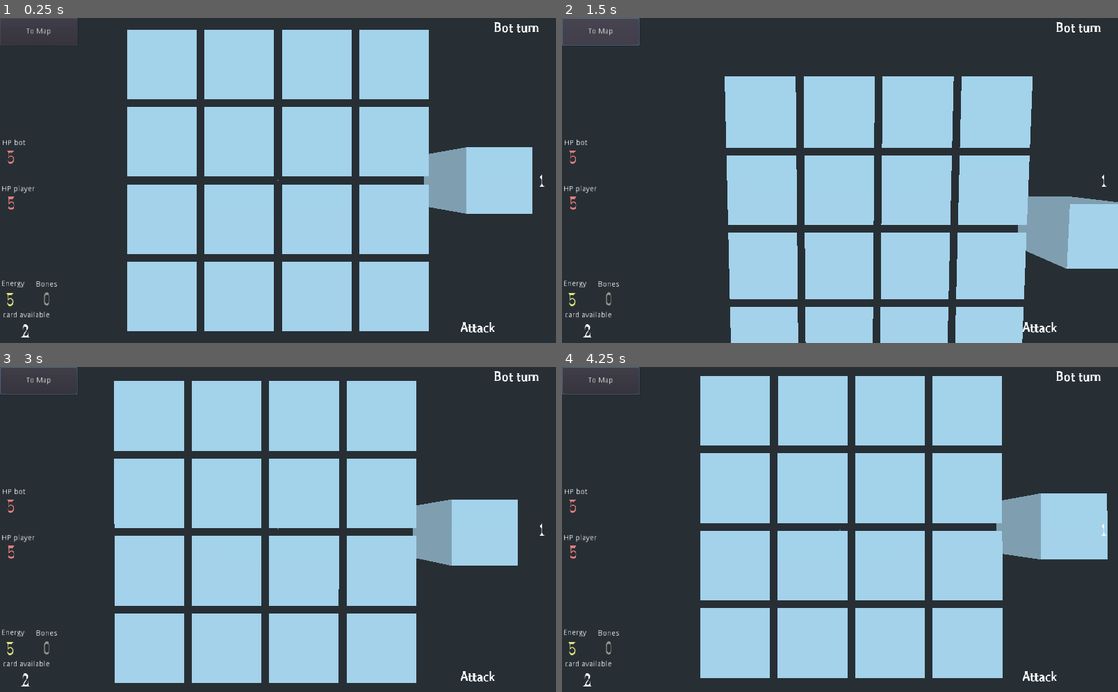
Above: before the commit, frames 1-4 (two rows, left to right).
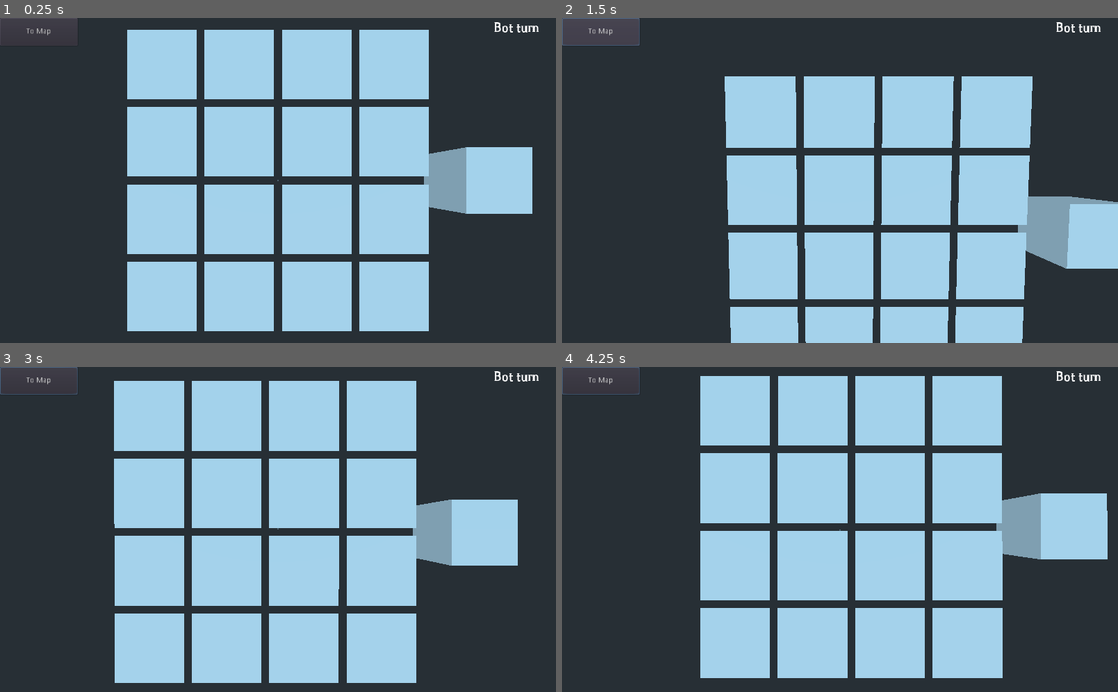
Above: after the commit, the same moments.

Repository: tpgame-spbstu/Tabletop-roguelike
Game: Godot game, scene res://Fight/fight_location.tscn
The game is run twice, just before and just after one commit, with the same random seed, the same clock (stepped at 60 frames per second) and the same inputs. This scene is started directly instead of the project's main scene.
Inputs (mouse positions are in pixels of both pictures, inside the frame that each line leads up to):
- Up to frame 1 (0.25 s): no input
- Up to frame 2 (1.5 s): click "To Map" at 0.5 s; click "To Map" at 1.25 s
- Up to frame 3 (3 s): click "To Map" at 2 s; tap Enter at 2.75 s; move the mouse to (400, 513) at 2.77 s; click (400, 513) at 2.92 s
- Up to frame 4 (4.25 s): tap Space at 3.5 s; move the mouse to (728, 545) at 3.52 s; click (728, 545) at 3.67 s

The runs differ from the first frame. In frame 1, 0.4% of the frame differs, in the area x 0-98%, y 37-99%; in frame 2, 0.4%; in frame 3, 0.4%; in frame 4, 0.4%.

Commit message:
Перешел на новый шрифт в fight_location #94

Diff:
--- a/Fight/fight_location.tscn
+++ b/Fight/fight_location.tscn
@@ -1,18 +1,19 @@
-[gd_scene load_steps=24 format=2]
+[gd_scene load_steps=19 format=2]
 
 [ext_resource path="res://Fight/fight_location.gd" type="Script" id=1]
 [ext_resource path="res://Fight/ai_player.gd" type="Script" id=2]
 [ext_resource path="res://Fight/board.gd" type="Script" id=3]
 [ext_resource path="res://Fight/board_cell.tscn" type="PackedScene" id=4]
 [ext_resource path="res://Fight/fight_global_signals.gd" type="Script" id=5]
+[ext_resource path="res://fonts/ubuntu_b_16.tres" type="Theme" id=6]
 [ext_resource path="res://Fight/Human Player/bell.gd" type="Script" id=7]
 [ext_resource path="res://Fight/fight_state.gd" type="Script" id=8]
 [ext_resource path="res://Fight/Camera.gd" type="Script" id=9]
 [ext_resource path="res://Fight/Human Player/human_player.tscn" type="PackedScene" id=10]
+[ext_resource path="res://fonts/ubuntu_b_32.tres" type="Theme" id=11]
 [ext_resource path="res://Fight/fight_loger.gd" type="Script" id=12]
-[ext_resource path="res://Fight/Human Player/human_player_state.gd" type="Script" id=13]
+[ext_resource path="res://fonts/ubuntu_b_13.tres" type="Theme" id=13]
 [ext_resource path="res://Fight/fight_location_ui.gd" type="Script" id=14]
-[ext_resource path="res://fonts/Wanted.otf" type="DynamicFontData" id=15]
 [ext_resource path="res://fonts/IdealGothic Bold.otf" type="DynamicFontData" id=16]
 
 [sub_resource type="BoxShape" id=5]
@@ -20,19 +21,6 @@
 
 [sub_resource type="CubeMesh" id=6]
 size = Vector3( 1, 1, 1 )
-
-[sub_resource type="CubeMesh" id=1]
-
-[sub_resource type="SpatialMaterial" id=2]
-flags_transparent = true
-albedo_color = Color( 1, 1, 0, 0.501961 )
-
-[sub_resource type="BoxShape" id=4]
-extents = Vector3( 0.45, 0.1, 0.5 )
-
-[sub_resource type="DynamicFont" id=7]
-size = 34
-font_data = ExtResource( 15 )
 
 [sub_resource type="DynamicFont" id=8]
 size = 25
@@ -160,12 +148,9 @@
 margin_top = -22.501
 margin_right = 43.718
 margin_bottom = 22.499
+theme = ExtResource( 11 )
 custom_colors/default_color = Color( 0.898039, 0.490196, 0.490196, 1 )
-custom_fonts/normal_font = SubResource( 7 )
 text = "5"
-__meta__ = {
-"_edit_use_anchors_": false
-}
 
 [node name="HP1" type="RichTextLabel" parent="Control"]
 anchor_top = 0.574
@@ -174,8 +159,8 @@
 margin_top = -22.678
 margin_right = 44.668
 margin_bottom = 22.322
+theme = ExtResource( 11 )
 custom_colors/default_color = Color( 0.898039, 0.490196, 0.490196, 1 )
-custom_fonts/normal_font = SubResource( 7 )
 text = "5"
 __meta__ = {
 "_edit_use_anchors_": false
@@ -188,8 +173,8 @@
 margin_top = -22.6
 margin_right = 43.0
 margin_bottom = 22.4
+theme = ExtResource( 11 )
 custom_colors/default_color = Color( 0.894118, 0.898039, 0.490196, 1 )
-custom_fonts/normal_font = SubResource( 7 )
 text = "5"
 __meta__ = {
 "_edit_use_anchors_": false
@@ -200,11 +185,11 @@
 anchor_top = 1.0
 anchor_right = 1.0
 anchor_bottom = 1.0
-margin_left = -176.0
-margin_top = -39.0
+margin_left = -261.0
+margin_top = -41.0
 margin_right = -2.0
 margin_bottom = -4.0
-custom_fonts/normal_font = SubResource( 8 )
+theme = ExtResource( 6 )
 text = "Attack"
 scroll_active = false
 __meta__ = {
@@ -235,8 +220,8 @@
 margin_top = -37.8
 margin_right = 70.0
 margin_bottom = 5.19995
+theme = ExtResource( 11 )
 custom_colors/default_color = Color( 1, 1, 1, 1 )
-custom_fonts/normal_font = SubResource( 7 )
 text = "2"
 __meta__ = {
 "_edit_use_anchors_": false
@@ -251,8 +236,8 @@
 margin_top = -21.0
 margin_right = -1.0
 margin_bottom = 22.0
+theme = ExtResource( 11 )
 custom_colors/default_color = Color( 1, 1, 1, 1 )
-custom_fonts/normal_font = SubResource( 7 )
 text = "1"
 __meta__ = {
 "_edit_use_anchors_": false
@@ -265,8 +250,8 @@
 margin_top = -22.4
 margin_right = 111.0
 margin_bottom = 22.6
+theme = ExtResource( 11 )
 custom_colors/default_color = Color( 0.592157, 0.592157, 0.560784, 1 )
-custom_fonts/normal_font = SubResource( 7 )
 text = "0"
 __meta__ = {
 "_edit_use_anchors_": false
@@ -276,9 +261,10 @@
 anchor_top = 0.387
 anchor_bottom = 0.387
 margin_left = 4.0
-margin_top = -8.20001
-margin_right = 50.0
-margin_bottom = 7.79999
+margin_top = -8.2
+margin_right = 63.0
+margin_bottom = 8.8
+theme = ExtResource( 13 )
 text = "HP bot"
 __meta__ = {
 "_edit_use_anchors_": false
@@ -289,17 +275,19 @@
 anchor_bottom = 0.528
 margin_left = 3.0
 margin_top = -7.79999
-margin_right = 68.0
-margin_bottom = 8.20001
+margin_right = 84.0
+margin_bottom = 9.20001
+theme = ExtResource( 13 )
 text = "HP player"
 
 [node name="RichTextLabel3" type="RichTextLabel" parent="Control"]
 anchor_top = 0.82
 anchor_bottom = 0.82
 margin_left = 3.0
-margin_top = -8.00003
-margin_right = 49.0
-margin_bottom = 7.99997
+margin_top = -8.0
+margin_right = 68.0
+margin_bottom = 12.0
+theme = ExtResource( 13 )
 text = "Energy"
 
 [node name="RichTextLabel4" type="RichTextLabel" parent="Control"]
@@ -307,8 +295,9 @@
 anchor_bottom = 0.822
 margin_left = 66.0
 margin_top = -8.20001
-margin_right = 112.0
-margin_bottom = 7.79999
+margin_right = 124.0
+margin_bottom = 13.8
+theme = ExtResource( 13 )
 text = "Bones"
 __meta__ = {
 "_edit_use_anchors_": false
@@ -319,8 +308,9 @@
 anchor_bottom = 0.917
 margin_left = 5.0
 margin_top = -8.20001
-margin_right = 94.0
-margin_bottom = 7.79999
+margin_right = 114.0
+margin_bottom = 10.8
+theme = ExtResource( 13 )
 text = "card available"
 __meta__ = {
 "_edit_use_anchors_": false
--- /dev/null
+++ b/fonts/ubuntu_b_13.tres
@@ -0,0 +1,13 @@
+[gd_resource type="Theme" load_steps=3 format=2]
+
+[sub_resource type="DynamicFontData" id=1]
+font_path = "res://fonts/ubuntu-font-family-0.83/Ubuntu-B.ttf"
+
+[sub_resource type="DynamicFont" id=2]
+size = 13
+use_mipmaps = true
+use_filter = true
+font_data = SubResource( 1 )
+
+[resource]
+default_font = SubResource( 2 )
--- /dev/null
+++ b/fonts/ubuntu_b_16.tres
@@ -0,0 +1,14 @@
+[gd_resource type="Theme" load_steps=3 format=2]
+
+[sub_resource type="DynamicFontData" id=1]
+font_path = "res://fonts/ubuntu-font-family-0.83/Ubuntu-B.ttf"
+
+[sub_resource type="DynamicFont" id=2]
+resource_local_to_scene = true
+size = 32
+use_mipmaps = true
+use_filter = true
+font_data = SubResource( 1 )
+
+[resource]
+default_font = SubResource( 2 )
--- /dev/null
+++ b/fonts/ubuntu_b_32.tres
@@ -0,0 +1,13 @@
+[gd_resource type="Theme" load_steps=3 format=2]
+
+[sub_resource type="DynamicFontData" id=1]
+font_path = "res://fonts/ubuntu-font-family-0.83/Ubuntu-B.ttf"
+
+[sub_resource type="DynamicFont" id=2]
+size = 32
+use_mipmaps = true
+use_filter = true
+font_data = SubResource( 1 )
+
+[resource]
+default_font = SubResource( 2 )
